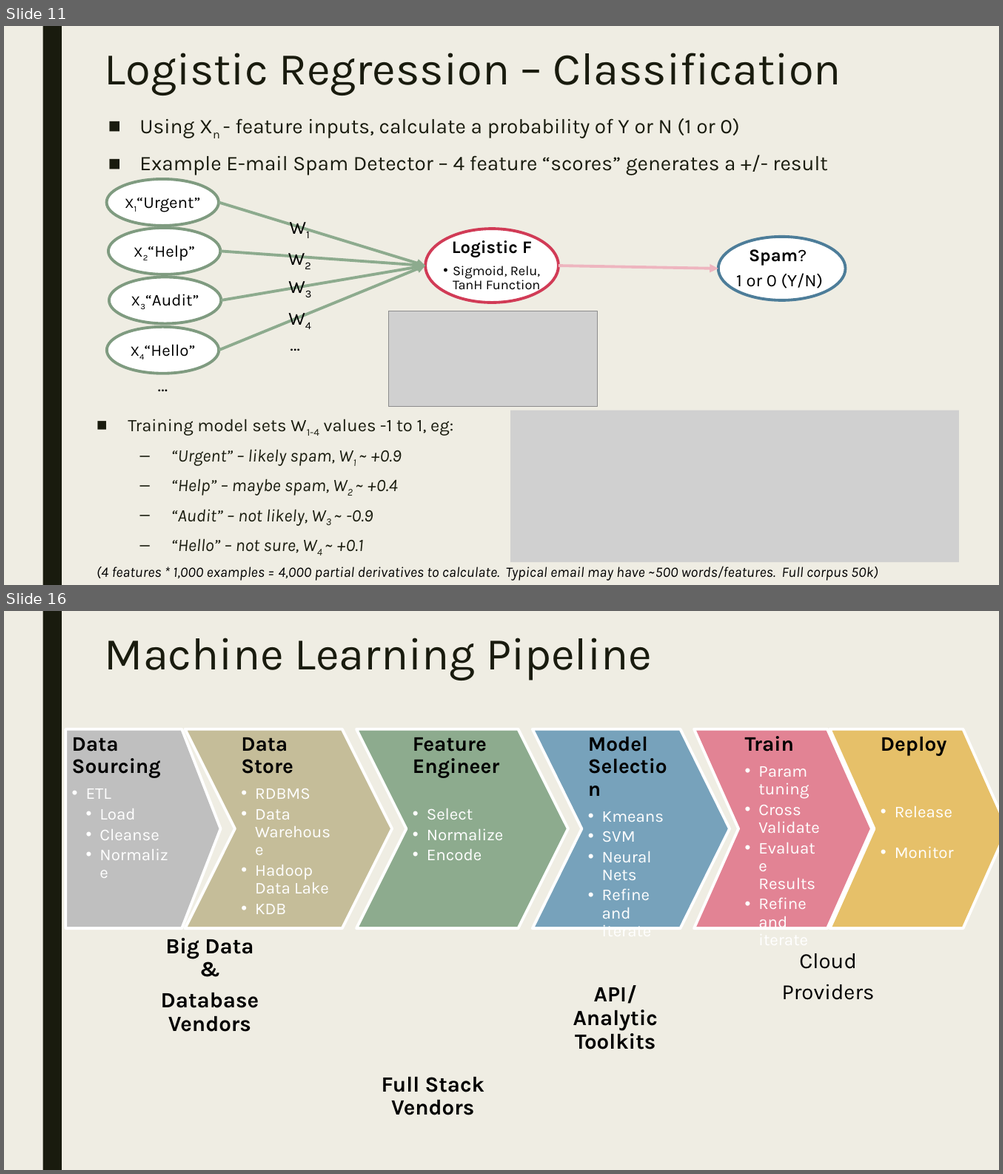
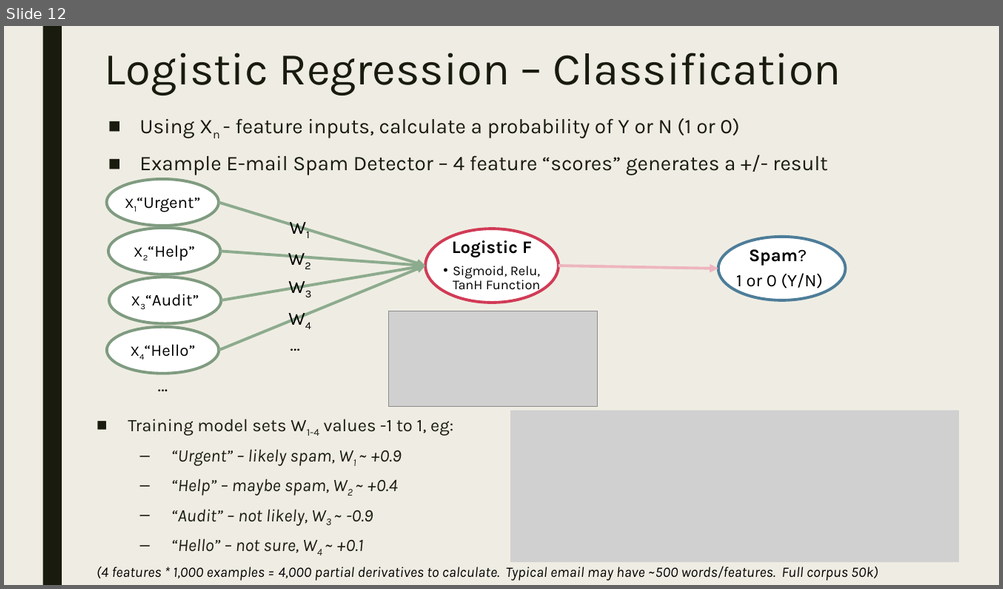
Before and after one commit to dougfoo/machineLearning, a slide deck: talks/MachineLearning101.pptx. Shown one above the other, each under a label of ours: slides 11 and 16 before the commit, slide 12 after it; the slides between them are not shown. The pictures are 1003x1174 and 1003x589 pixels, drawn with LibreOffice and Linux fonts; fonts in the diff are those of the drawing; grey boxes stand for pictures. Boxes give left, top, right and bottom in pixels: in the first picture for what was removed or moved away, otherwise in the second. Text is boxed around its words. In the diff, an @@ line names an element or a change of style, - is before the commit and + after.

```diff
--- a/talks/MachineLearning101.pptx
+++ b/talks/MachineLearning101.pptx
@@ slide 16 removed at [4, 611, 999, 1170], background #EFEDE3; not listed: 1 template element that a slide beside it also shows @@
@@ title removed at [105, 638, 652, 681] @@
-Machine Learning Pipeline
@@ group removed at [66, 729, 999, 932]: 6 texts, 5 chevrons, 1 pentagon arrow @@
-Data Sourcing
-  • ETL
-    • Load
-    • Cleanse
-    • Normalize
-Data Store
-  • RDBMS
-  • Data Warehouse
-  • Hadoop Data Lake
-  • KDB
-Feature Engineer
-  • Select
-  • Normalize
-  • Encode
-Model Selection
-  • Kmeans
-  • SVM
-  • Neural Nets
-  • Refine and iterate
-Train
-  • Param tuning
-  • Cross Validate
-  • Evaluate Results
-  • Refine and iterate
-Deploy
-  • Release
-  • Monitor
@@ text removed at [161, 938, 259, 1032] @@
-Big Data &
-Database Vendors
@@ text removed at [782, 954, 874, 1000] @@
-Cloud
-Providers
@@ text removed at [573, 985, 657, 1050] @@
-API/Analytic Toolkits
@@ text removed at [381, 1076, 484, 1116] @@
-Full Stack Vendors
@@ what was slide 11 is now slide 12 @@
```
Also in this commit, not shown: 12 slides changed, 5 slides added, 3 other slides removed.
